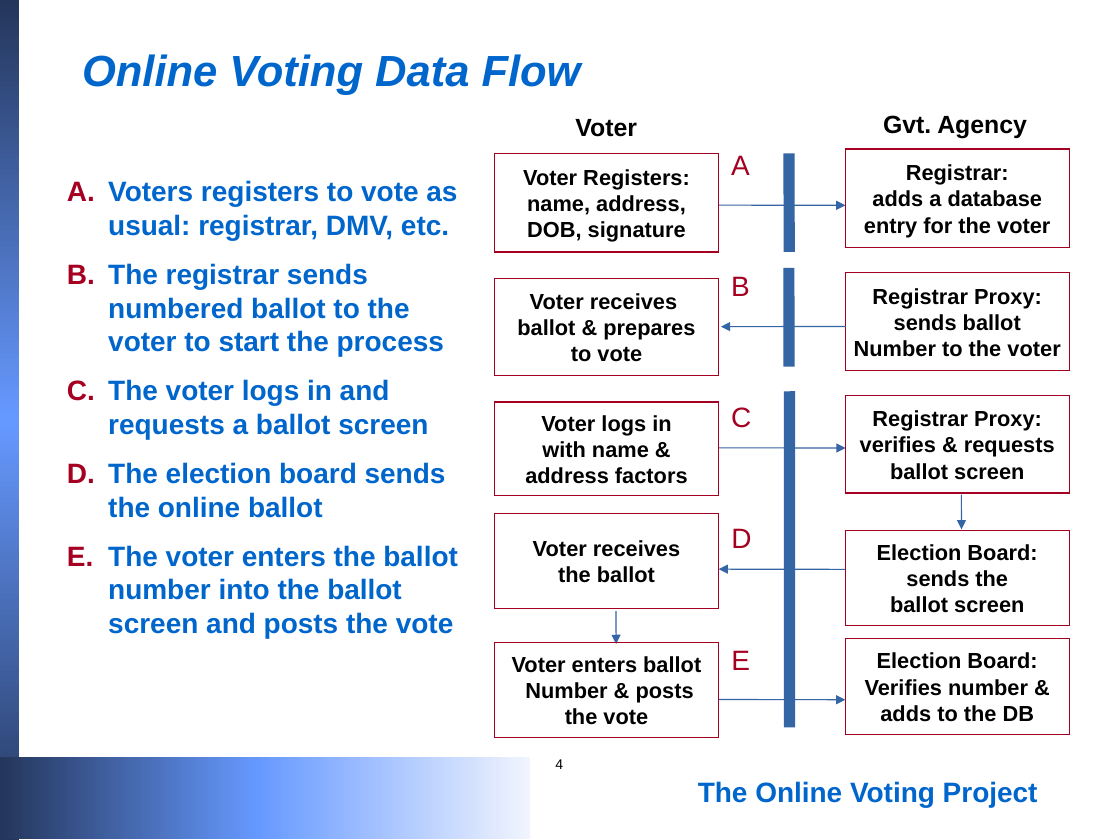
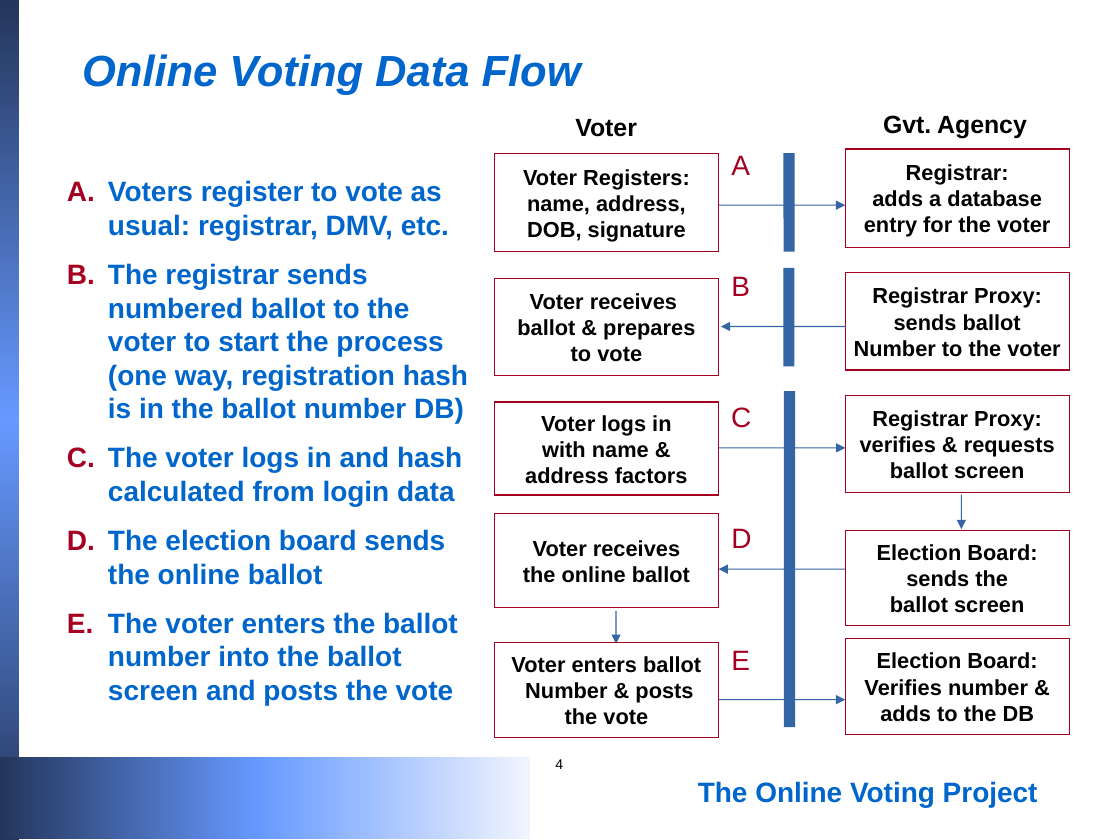
Before and after one commit to blewett/online-voting-prototype, a slide deck: slide 4 of voting.ppt. Drawn at 1120x840 pixels with LibreOffice and Linux fonts; fonts in the diff are those of the drawing. Boxes give left, top, right and bottom in pixels: in the first picture for what was removed or moved away, otherwise in the second. Text is boxed around its words. In the diff, an @@ line names an element or a change of style, - is before the commit and + after.

```diff
--- a/voting.ppt
+++ b/voting.ppt
@@ text at (x1=108, y1=180, x2=468, y2=506): text changed @@
-A. Voters registers to vote as usual: registrar, DMV, etc.
-B. The registrar sends numbered ballot to the voter to start the process
-C. The voter logs in and requests a ballot screen
+A. Voters register to vote as usual: registrar, DMV, etc.
+B. The registrar sends numbered ballot to the voter to start the process (one way, registration hash is in the ballot number DB)
+C. The voter logs in and hash calculated from login data
@@ text in rectangle at (x1=523, y1=566, x2=690, y2=583): text changed @@
-the ballot
+the online ballot
```
Also in this commit, not shown: 1 other slide changed, 2 slides added, 1 other file.
